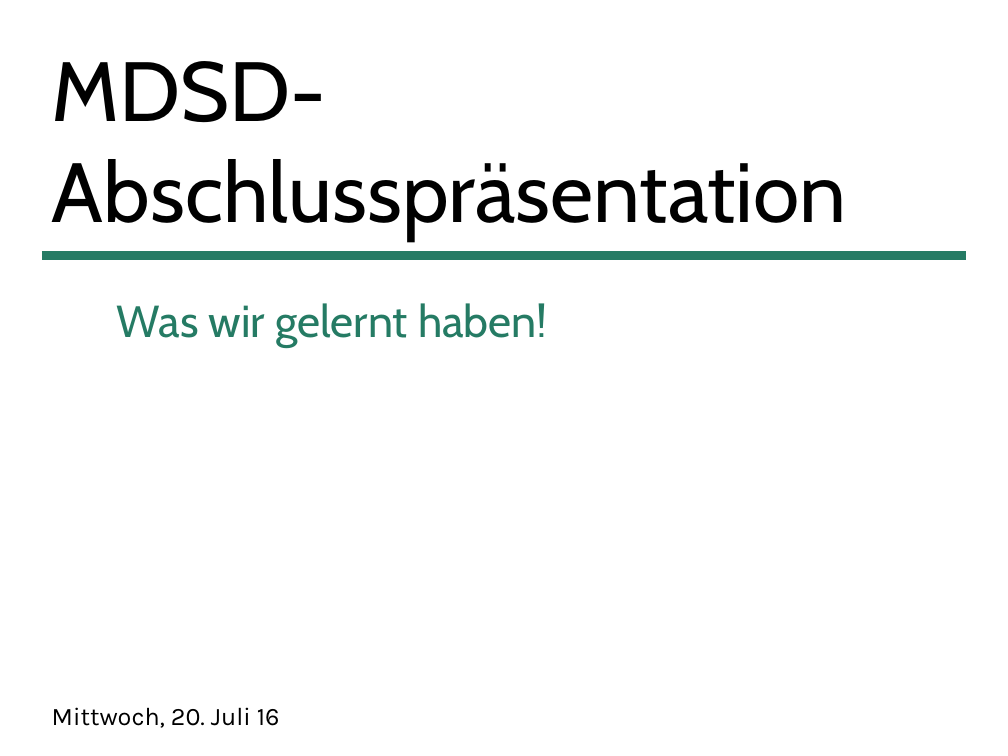
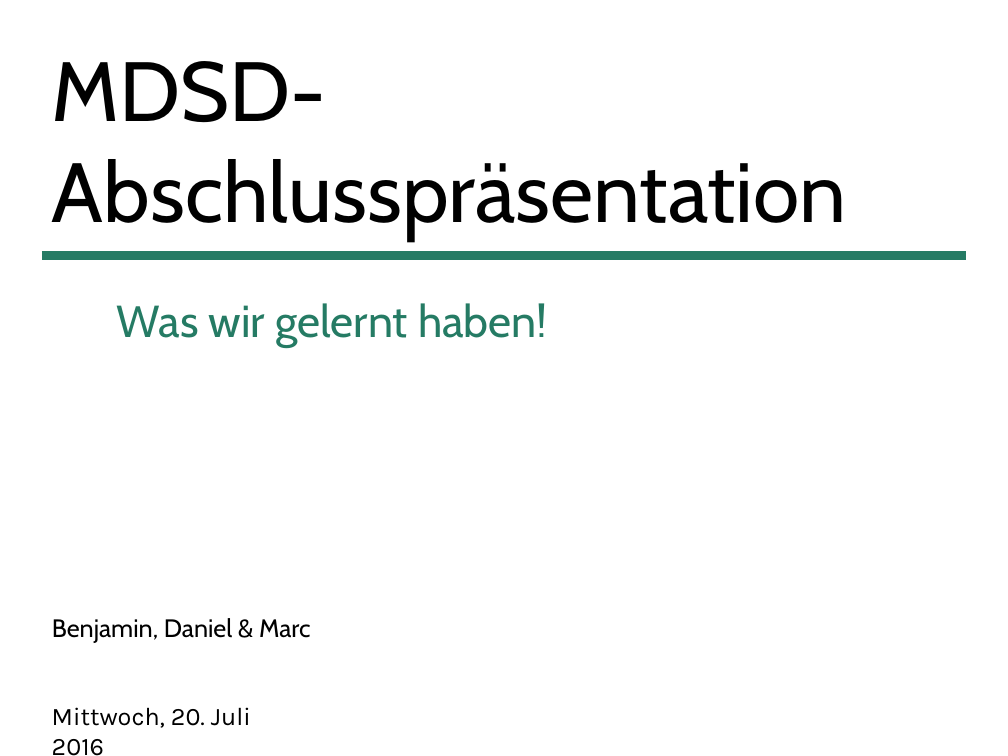
Before and after one commit to uwecl/MDSD-Praktikum, a slide deck: slide 1 of presentation/MDSD-Abschlusspraesentation.pptx. Drawn at 1008x756 pixels with LibreOffice and Linux fonts; fonts in the diff are those of the drawing; background and template pictures are left out. Boxes give left, top, right and bottom in pixels: in the first picture for what was removed or moved away, otherwise in the second. Text is boxed around its words. In the diff, an @@ line names an element or a change of style, - is before the commit and + after.

```diff
--- a/presentation/MDSD-Abschlusspraesentation.pptx
+++ b/presentation/MDSD-Abschlusspraesentation.pptx
@@ text added at (52,618,311,643), 18 pt, text #000000 @@
+Benjamin, Daniel & Marc
@@ text at (52,707,251,756): text changed @@
-Mittwoch, 20. Juli 16
+Mittwoch, 20. Juli 2016
```
Also in this commit, not shown: 1 other slide changed, 4 slides added.
